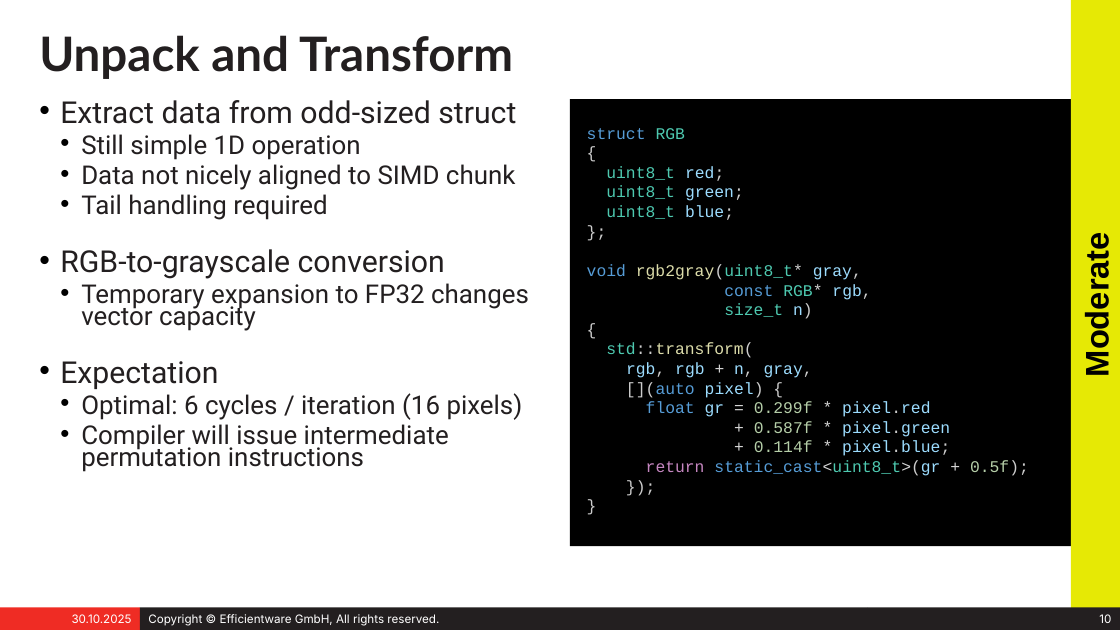
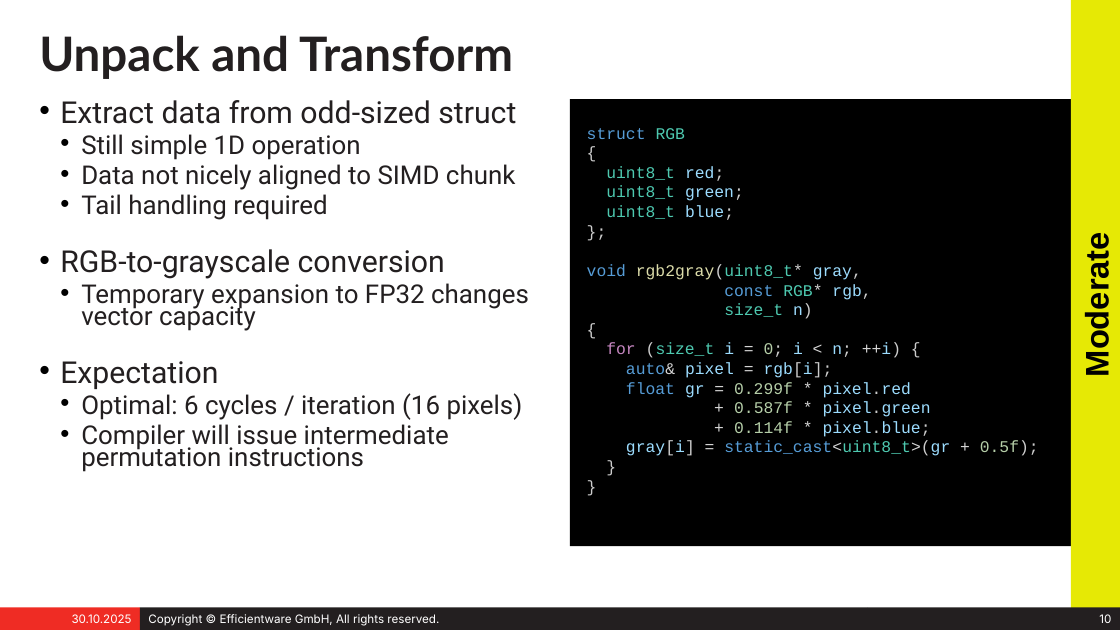
Before and after one commit to stefeff/auto-vectorization, a slide deck: slide 10 of presentation/speed_for_free.odp. Drawn at 1120x630 pixels with LibreOffice and Linux fonts; fonts in the diff are those of the drawing. Boxes give left, top, right and bottom in pixels: in the first picture for what was removed or moved away, otherwise in the second. Text is boxed around its words. In the diff, an @@ line names an element or a change of style, - is before the commit and + after.

```diff
--- a/presentation/speed_for_free.odp
+++ b/presentation/speed_for_free.odp
@@ text at [587,128,1039,456]: text changed @@
-struct RGB
-{
-uint8_t red;
-uint8_t green;
-uint8_t blue;
-};
-void rgb2gray(uint8_t* gray,
-const RGB* rgb,
-size_t n)
-{
-std::transform(
-rgb, rgb + n, gray,
-[](auto pixel) {
-float gr = 0.299f * pixel.red
-+ 0.587f * pixel.green
-+ 0.114f * pixel.blue;
-return static_cast<uint8_t>(gr + 0.5f);
-});
-}
+struct RGB
+{
+uint8_t red;
+uint8_t green;
+uint8_t blue;
+};
+void rgb2gray(uint8_t* gray,
+const RGB* rgb,
+size_t n)
+{
+for (size_t i = 0; i < n; ++i) {
+auto& pixel = rgb[i];
+float gr = 0.299f * pixel.red
++ 0.587f * pixel.green
++ 0.114f * pixel.blue;
+gray[i] = static_cast<uint8_t>(gr + 0.5f);
+}
+}
```
Also in this commit, not shown: 3 other slides changed.
